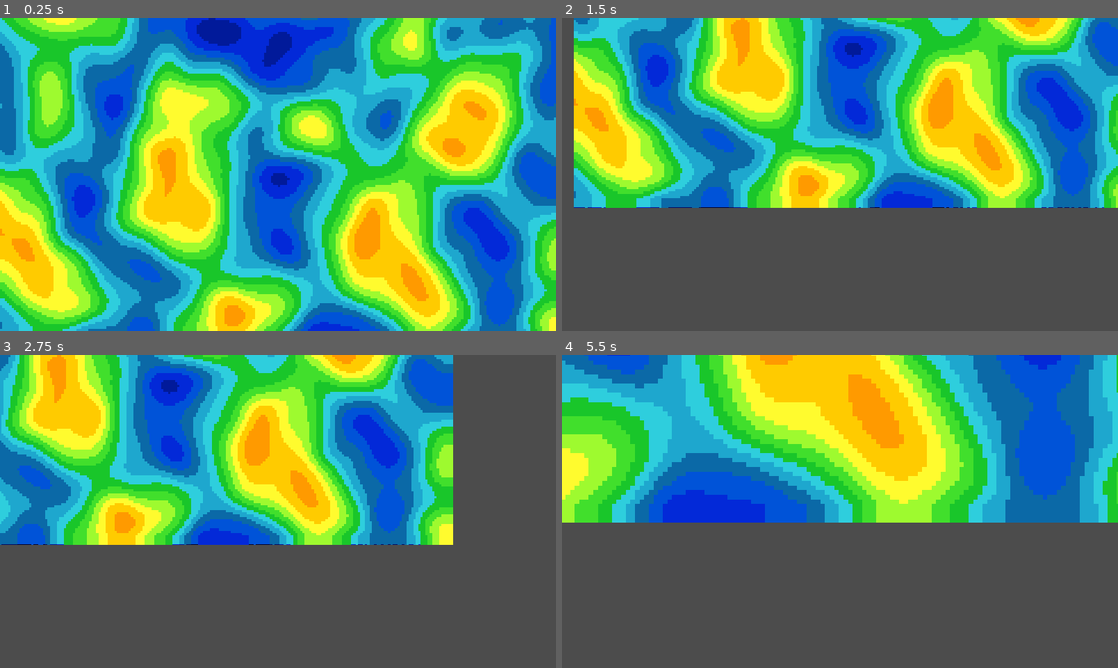
Above: before the commit, frames 1-4 (two rows, left to right).
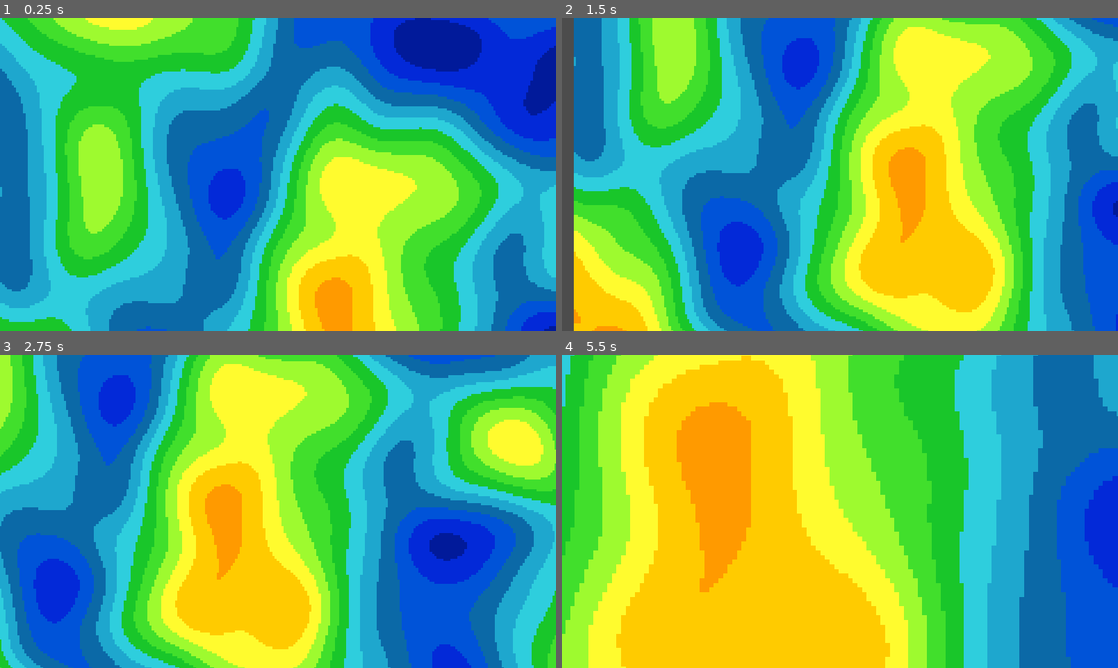
Above: after the commit, the same moments.

Repository: Phrenotopia/EvoDevio
Game: Godot game, scene res://World.tscn
Same seed, same stepped clock (60 frames per second), same inputs: the game is played once before the commit and once after it.
Inputs (mouse positions are in pixels of both pictures, inside the frame that each line leads up to):
- Up to frame 1 (0.25 s): no input
- Up to frame 2 (1.5 s): tap Enter at 0.5 s; move the mouse to (962, 158) at 0.52 s; hold S (camera_down) 0.53-1.28 s; move the mouse to (728, 190) at 1.27 s; tap A (camera_left) at 1.35 s
- Up to frame 3 (2.75 s): tap Space at 2 s; move the mouse to (333, 442) at 2.02 s; hold D (camera_right) from 2.03 s (still down)
- Up to frame 4 (5.5 s): move the mouse to (812, 574) at 2.77 s; release D (camera_right) at 2.78 s; tap W (camera_up) at 2.85 s; tap Enter at 3.5, 5 s; move the mouse to (1006, 558) at 3.52 s; hold Mouse wheel up (camera_zoom_in) 3.53-4.28 s; tap Space at 4.25 s; move the mouse to (673, 464) at 4.27 s; tap Mouse wheel down (camera_zoom_out) at 4.35 s; move the mouse to (867, 511) at 5.02 s; hold S (camera_down) from 5.03 s (still down)

The runs differ from the first frame. In frame 1, 89% of the frame differs, in the area x 0-100%, y 0-100%; in frame 2, 91%; in frame 3, 94%; in frame 4, 93%.

Commit message:
Test tweaking

Diff:
--- a/World.gd
+++ b/World.gd
@@ -1,7 +1,7 @@
 extends Node2D
 
 var noise
-var map_size = Vector2(240, 135) #Vector2(119, 65) For 32x32 tiles
+var map_size = Vector2(1920, 1080) #Vector2(119, 65) For 32x32 tiles
 
 
 func _ready():
@@ -9,7 +9,7 @@
 	noise = OpenSimplexNoise.new()
 	noise.seed = 1
 	noise.octaves = 2 #My default is 2
-	noise.period = 32 #My default is 16
+	noise.period = 64 #My default is 16
 	noise.persistence = 0.25 #My default is 1
 	make_map()
 
--- a/project.godot
+++ b/project.godot
@@ -10,7 +10,6 @@
 
 _global_script_classes=[  ]
 _global_script_class_icons={
-
 }
 
 [application]
@@ -24,30 +23,37 @@
 window/size/width=1920
 window/size/height=1080
 window/size/resizable=false
-window/size/fullscreen=true
 window/stretch/mode="2d"
 window/stretch/aspect="keep"
 
 [input]
 
+ui_accept={
+"deadzone": 0.5,
+"events": [ Object(InputEventKey,"resource_local_to_scene":false,"resource_name":"","device":0,"alt":false,"shift":false,"control":false,"meta":false,"command":false,"pressed":false,"scancode":16777221,"physical_scancode":0,"unicode":0,"echo":false,"script":null)
+, Object(InputEventKey,"resource_local_to_scene":false,"resource_name":"","device":0,"alt":false,"shift":false,"control":false,"meta":false,"command":false,"pressed":false,"scancode":16777222,"physical_scancode":0,"unicode":0,"echo":false,"script":null)
+, Object(InputEventKey,"resource_local_to_scene":false,"resource_name":"","device":0,"alt":false,"shift":false,"control":false,"meta":false,"command":false,"pressed":false,"scancode":32,"physical_scancode":0,"unicode":0,"echo":false,"script":null)
+, Object(InputEventJoypadButton,"resource_local_to_scene":false,"resource_name":"","device":0,"button_index":0,"pressure":0.0,"pressed":false,"script":null)
+ ]
+}
 camera_up={
 "deadzone": 0.5,
-"events": [ Object(InputEventKey,"resource_local_to_scene":false,"resource_name":"","device":0,"alt":false,"shift":false,"control":false,"meta":false,"command":false,"pressed":false,"scancode":87,"unicode":0,"echo":false,"script":null)
+"events": [ Object(InputEventKey,"resource_local_to_scene":false,"resource_name":"","device":0,"alt":false,"shift":false,"control":false,"meta":false,"command":false,"pressed":false,"scancode":87,"physical_scancode":0,"unicode":0,"echo":false,"script":null)
  ]
 }
 camera_down={
 "deadzone": 0.5,
-"events": [ Object(InputEventKey,"resource_local_to_scene":false,"resource_name":"","device":0,"alt":false,"shift":false,"control":false,"meta":false,"command":false,"pressed":false,"scancode":83,"unicode":0,"echo":false,"script":null)
+"events": [ Object(InputEventKey,"resource_local_to_scene":false,"resource_name":"","device":0,"alt":false,"shift":false,"control":false,"meta":false,"command":false,"pressed":false,"scancode":83,"physical_scancode":0,"unicode":0,"echo":false,"script":null)
  ]
 }
 camera_left={
 "deadzone": 0.5,
-"events": [ Object(InputEventKey,"resource_local_to_scene":false,"resource_name":"","device":0,"alt":false,"shift":false,"control":false,"meta":false,"command":false,"pressed":false,"scancode":65,"unicode":0,"echo":false,"script":null)
+"events": [ Object(InputEventKey,"resource_local_to_scene":false,"resource_name":"","device":0,"alt":false,"shift":false,"control":false,"meta":false,"command":false,"pressed":false,"scancode":65,"physical_scancode":0,"unicode":0,"echo":false,"script":null)
  ]
 }
 camera_right={
 "deadzone": 0.5,
-"events": [ Object(InputEventKey,"resource_local_to_scene":false,"resource_name":"","device":0,"alt":false,"shift":false,"control":false,"meta":false,"command":false,"pressed":false,"scancode":68,"unicode":0,"echo":false,"script":null)
+"events": [ Object(InputEventKey,"resource_local_to_scene":false,"resource_name":"","device":0,"alt":false,"shift":false,"control":false,"meta":false,"command":false,"pressed":false,"scancode":68,"physical_scancode":0,"unicode":0,"echo":false,"script":null)
  ]
 }
 camera_zoom_in={
Not shown, changed: ElevationColors.png.import
Not shown, changed: TenColours.png.import
Not shown, changed: icon.png.import
